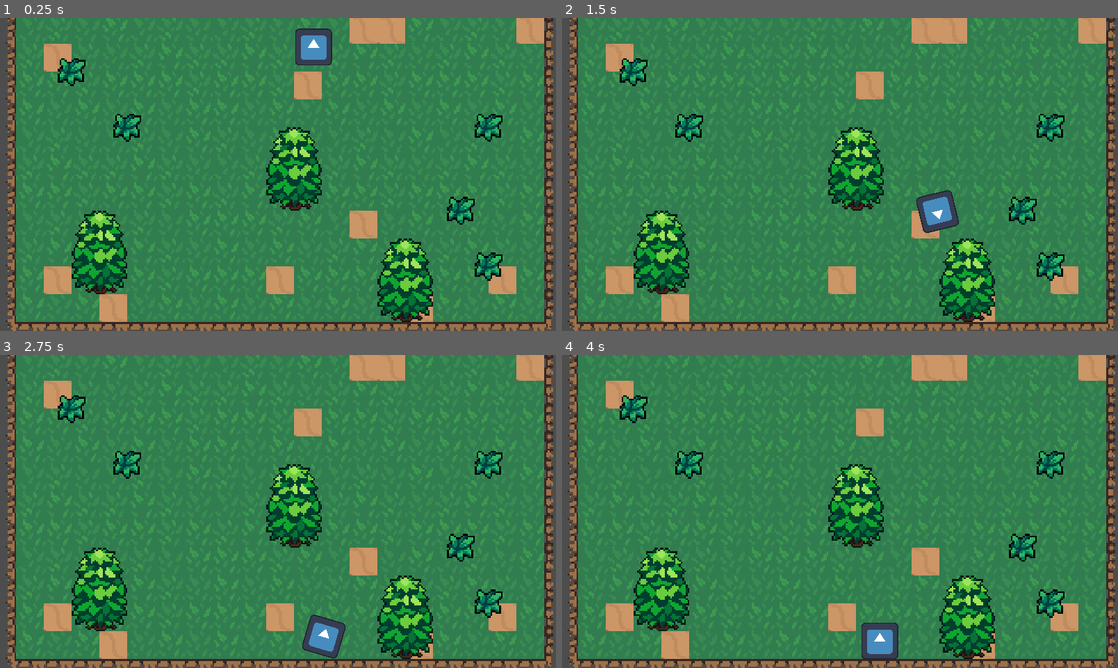
Above: before the commit, frames 1-4 (two rows, left to right).
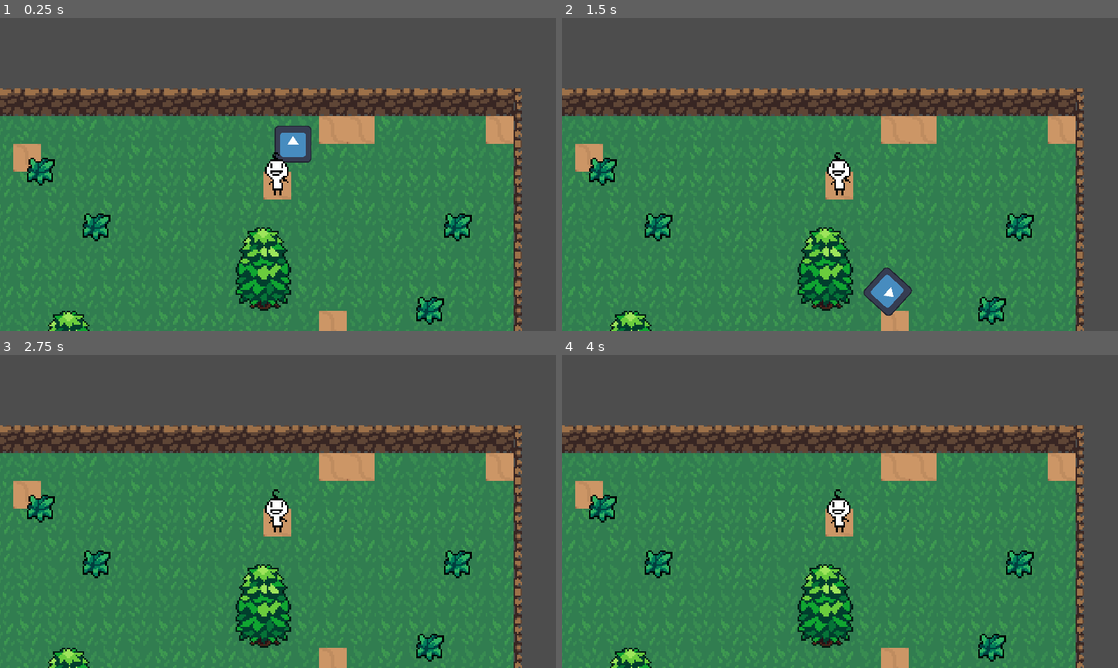
Above: after the commit, the same moments.

Repository: esp-ahz/demo
Game: Godot game, scene res://demo_map/demo_map.tscn
The game is run twice, just before and just after one commit, with the same random seed, the same clock (stepped at 60 frames per second) and the same inputs. The engine's default icon, where the game draws it, is replaced by a stand-in: a white triangle on a blue panel in a dark square.
Inputs:
- Up to frame 1 (0.25 s): no input
- Up to frame 2 (1.5 s): no input
- Up to frame 3 (2.75 s): no input
- Up to frame 4 (4 s): tap Enter at 3.5 s

The runs differ from the first frame. In frame 1, 58% of the frame differs, in the area x 0-100%, y 0-100%; in frame 2, 59%; in frame 3, 59%; in frame 4, 59%.

Commit message:
working on dummy player

Diff:
--- a/demo_map/demo_map.tscn
+++ b/demo_map/demo_map.tscn
@@ -8,6 +8,7 @@
 [ext_resource type="Texture2D" uid="uid://b74khjkndvl4v" path="res://Shadows/MediumShadow.png" id="6_pjp36"]
 [ext_resource type="Texture2D" uid="uid://d0nipiwnu3gd8" path="res://Shadows/SmallShadow.png" id="7_ucudb"]
 [ext_resource type="Texture2D" uid="uid://co7cdy6r7gbv3" path="res://icon.svg" id="8_rijfc"]
+[ext_resource type="PackedScene" uid="uid://ckr5f1dlayii2" path="res://player_dummy.tscn" id="9_sxw15"]
 
 [sub_resource type="TileSetAtlasSource" id="TileSetAtlasSource_6ttqc"]
 texture = ExtResource("1_orohg")
@@ -273,11 +274,8 @@
 layer_2/z_index = 0
 layer_2/tile_data = PackedInt32Array()
 
-[node name="Camera2D" type="Camera2D" parent="."]
-position = Vector2(904, 546)
-
 [node name="RigidBody2D" type="RigidBody2D" parent="."]
-position = Vector2(1027, 78)
+position = Vector2(1063, 69)
 metadata/_edit_group_ = true
 
 [node name="Sprite2D" type="Sprite2D" parent="RigidBody2D"]
@@ -286,3 +284,6 @@
 [node name="CollisionShape2D" type="CollisionShape2D" parent="RigidBody2D"]
 position = Vector2(-0.5, -0.5)
 shape = SubResource("RectangleShape2D_t5air")
+
+[node name="CharacterBody2D" parent="." instance=ExtResource("9_sxw15")]
+position = Vector2(1013, 225)
--- /dev/null
+++ b/player_dummy.tscn
@@ -0,0 +1,64 @@
+[gd_scene load_steps=8 format=3 uid="uid://ckr5f1dlayii2"]
+
+[ext_resource type="Texture2D" uid="uid://byhnfcf35v2ga" path="res://Player/Sprite-0001.png" id="1_1fqkf"]
+
+[sub_resource type="AtlasTexture" id="AtlasTexture_8wpdt"]
+atlas = ExtResource("1_1fqkf")
+region = Rect2(0, 0, 16, 32)
+
+[sub_resource type="AtlasTexture" id="AtlasTexture_3emej"]
+atlas = ExtResource("1_1fqkf")
+region = Rect2(16, 0, 16, 32)
+
+[sub_resource type="AtlasTexture" id="AtlasTexture_2g6wc"]
+atlas = ExtResource("1_1fqkf")
+region = Rect2(32, 0, 16, 32)
+
+[sub_resource type="AtlasTexture" id="AtlasTexture_3r5cl"]
+atlas = ExtResource("1_1fqkf")
+region = Rect2(48, 0, 16, 32)
+
+[sub_resource type="SpriteFrames" id="SpriteFrames_djm28"]
+animations = [{
+"frames": [{
+"duration": 1.0,
+"texture": SubResource("AtlasTexture_8wpdt")
+}, {
+"duration": 1.0,
+"texture": SubResource("AtlasTexture_3emej")
+}, {
+"duration": 1.0,
+"texture": SubResource("AtlasTexture_2g6wc")
+}, {
+"duration": 1.0,
+"texture": SubResource("AtlasTexture_3r5cl")
+}],
+"loop": true,
+"name": &"new_animation_1",
+"speed": 6.0
+}]
+
+[sub_resource type="RectangleShape2D" id="RectangleShape2D_qkqjq"]
+size = Vector2(8, 16)
+
+[node name="CharacterBody2D" type="CharacterBody2D"]
+z_index = 20
+scale = Vector2(2.5, 2.5)
+
+[node name="AnimatedSprite2D" type="AnimatedSprite2D" parent="."]
+position = Vector2(-3.75, -20)
+scale = Vector2(2.5, 2.5)
+sprite_frames = SubResource("SpriteFrames_djm28")
+animation = &"new_animation_1"
+autoplay = "new_animation_1"
+frame = 3
+frame_progress = 1.0
+
+[node name="CollisionShape2D" type="CollisionShape2D" parent="."]
+position = Vector2(-1.2, -5.2)
+scale = Vector2(2.5, 2.5)
+shape = SubResource("RectangleShape2D_qkqjq")
+
+[node name="Camera2D" type="Camera2D" parent="."]
+position = Vector2(-0.799995, -9.19999)
+scale = Vector2(2.5, 2.5)
--- a/project.godot
+++ b/project.godot
@@ -19,8 +19,8 @@
 
 window/size/viewport_width=1920
 window/size/viewport_height=1080
-window/size/window_width_override=1080
-window/size/window_height_override=720
+window/size/window_width_override=1920
+window/size/window_height_override=1080
 window/stretch/mode="canvas_items"
 
 [importer_defaults]
Binary file added: Player/Sprite-0001.png
Not shown, added: Player/Sprite-0001.png.import
Not shown: 1 places in demo_map/demo_map.tscn that only renumber resources
